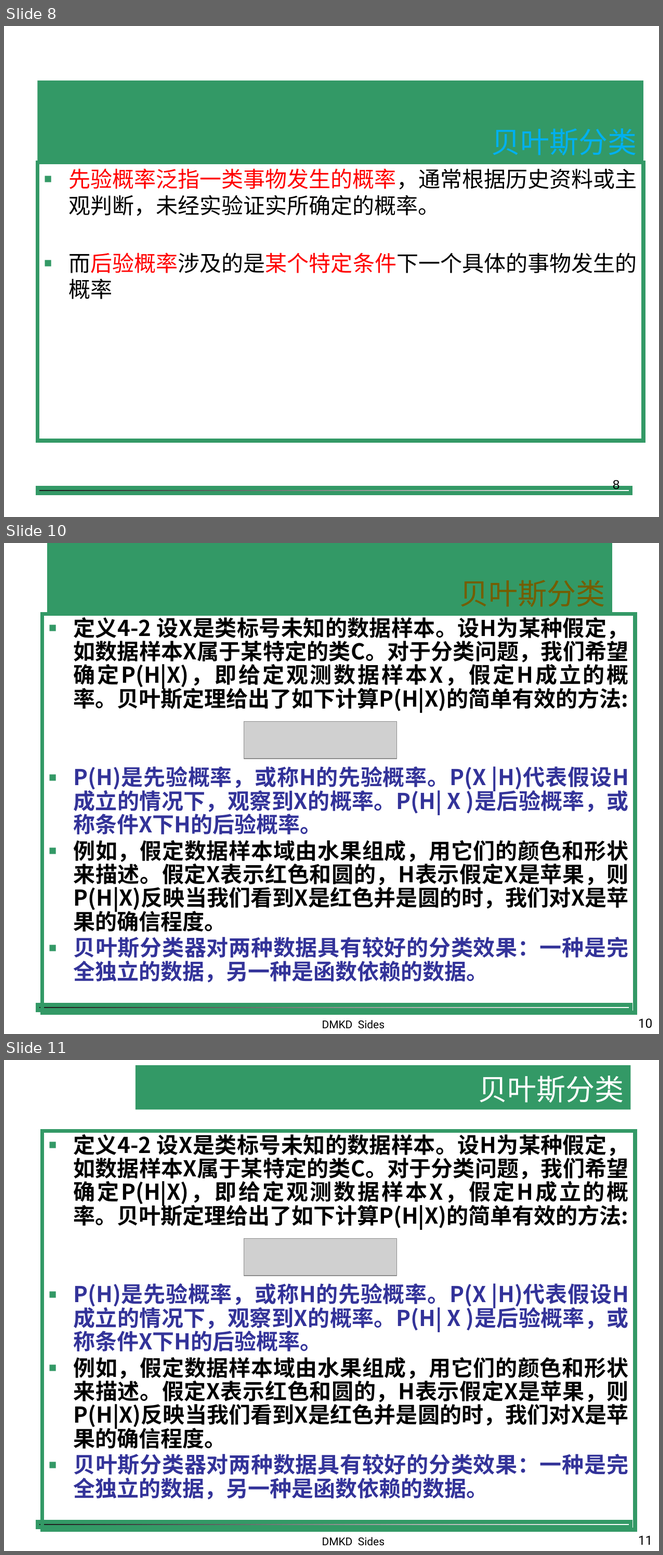
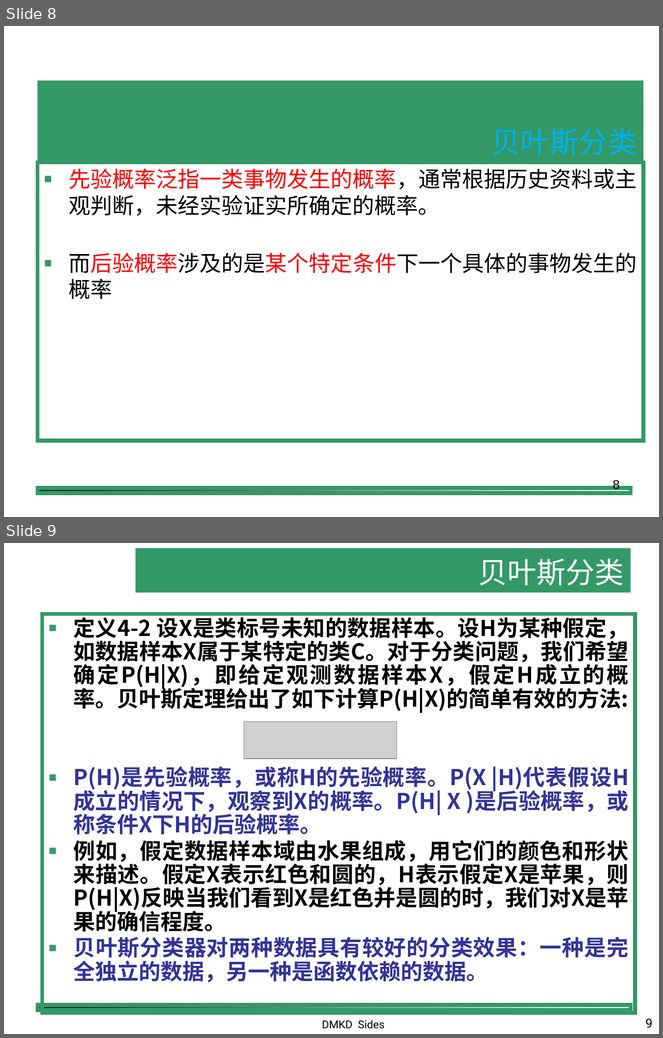
Before and after one commit to shfkuang/shfkuang.github.io, a slide deck: dm/ch4.4.ppt. Shown one above the other, each under a label of ours: slides 8, 10 and 11 before the commit, slides 8 and 9 after it; the slides between them are not shown. The pictures are 663x1555 and 663x1038 pixels, drawn with LibreOffice and Linux fonts; fonts in the diff are those of the drawing; grey boxes stand for pictures; background and template pictures are left out. Boxes give left, top, right and bottom in pixels: in the first picture for what was removed or moved away, otherwise in the second. Text is boxed around its words. In the diff, an @@ line names an element or a change of style, - is before the commit and + after.

```diff
--- a/dm/ch4.4.ppt
+++ b/dm/ch4.4.ppt
@@ slide 10 removed at box(4, 543, 659, 1034), background #FFFFFF; not listed: 1 template element that a slide beside it also shows @@
@@ title removed at box(47, 543, 612, 614) @@
-贝叶斯分类
@@ text removed at box(42, 614, 636, 1013) @@
-■ 定义4-2 设X是类标号未知的数据样本。设H为某种假定，如数据样本X属于某特定的类C。对于分类问题，我们希望确定P(H|X)，即给定观测数据样本X，假定H成立的概率。贝叶斯定理给出了如下计算P(H|X)的简单有效的方法:
-■ P(H)是先验概率，或称H的先验概率。P(X |H)代表假设H成立的情况下，观察到X的概率。P(H| X )是后验概率，或称条件X下H的后验概率。
-■ 例如，假定数据样本域由水果组成，用它们的颜色和形状来描述。假定X表示红色和圆的，H表示假定X是苹果，则P(H|X)反映当我们看到X是红色并是圆的时，我们对X是苹果的确信程度。
-■ 贝叶斯分类器对两种数据具有较好的分类效果：一种是完全独立的数据，另一种是函数依赖的数据。
@@ picture removed at box(244, 722, 397, 759) @@
@@ text removed at box(322, 1020, 385, 1029) @@
-DMKD Sides
@@ page number removed at box(638, 1019, 653, 1029) @@
-10
@@ what was slide 11 is now slide 9 @@
@@ page number at box(646, 1019, 653, 1028): text changed @@
-11
+9
```
Also in this commit, not shown: 1 slide changed, 1 other slide removed, 1 other file.
